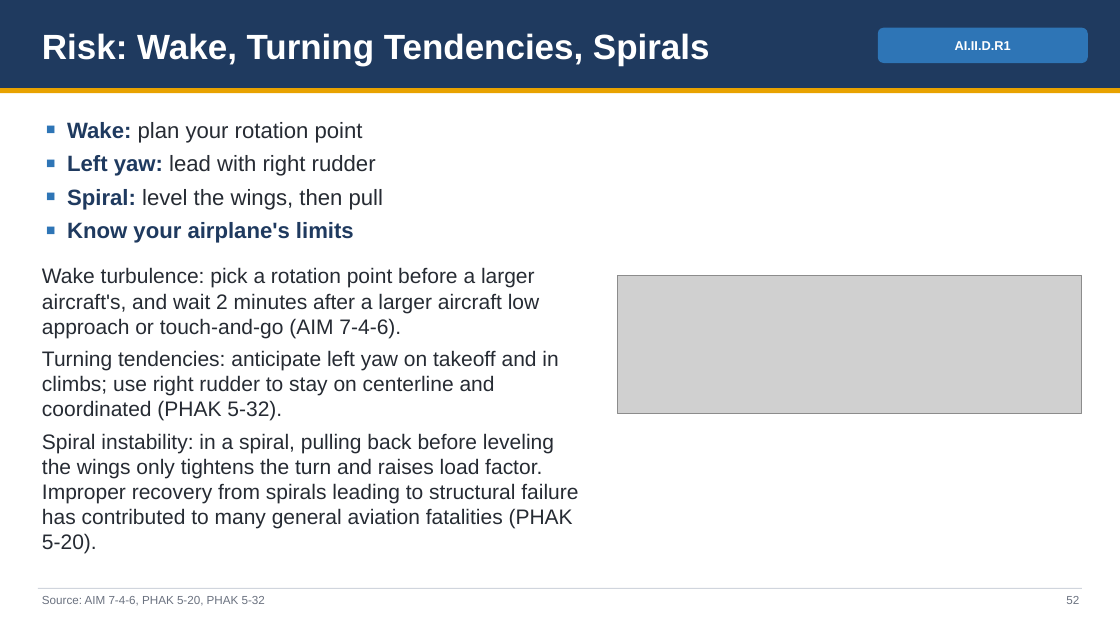
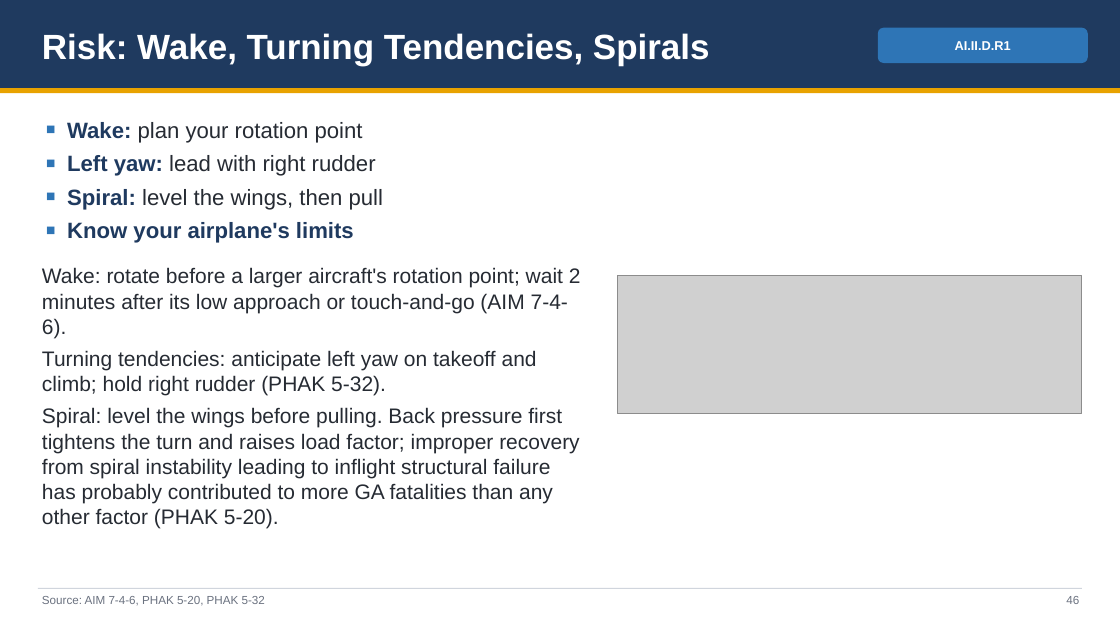
Before and after one commit to greenleeezekial1-glitch/Claude, a slide deck: slide 46 of Area II - Technical Subject Areas/II.D Principles of Flight - Slides.pptx (slide 52 before the commit). Drawn at 1120x630 pixels with LibreOffice and Linux fonts; fonts in the diff are those of the drawing; grey boxes stand for pictures. Boxes give left, top, right and bottom in pixels: in the first picture for what was removed or moved away, otherwise in the second. Text is boxed around its words. In the diff, an @@ line names an element or a change of style, - is before the commit and + after.

```diff
--- a/Area II - Technical Subject Areas/II.D Principles of Flight - Slides.pptx
+++ b/Area II - Technical Subject Areas/II.D Principles of Flight - Slides.pptx
@@ text at box(42, 267, 581, 529): text changed @@
-Wake turbulence: pick a rotation point before a larger aircraft's, and wait 2 minutes after a larger aircraft low approach or touch-and-go (AIM 7-4-6).
-Turning tendencies: anticipate left yaw on takeoff and in climbs; use right rudder to stay on centerline and coordinated (PHAK 5-32).
-Spiral instability: in a spiral, pulling back before leveling the wings only tightens the turn and raises load factor. Improper recovery from spirals leading to structural failure has contributed to many general aviation fatalities (PHAK 5-20).
+Wake: rotate before a larger aircraft's rotation point; wait 2 minutes after its low approach or touch-and-go (AIM 7-4-6).
+Turning tendencies: anticipate left yaw on takeoff and climb; hold right rudder (PHAK 5-32).
+Spiral: level the wings before pulling. Back pressure first tightens the turn and raises load factor; improper recovery from spiral instability leading to inflight structural failure has probably contributed to more GA fatalities than any other factor (PHAK 5-20).
@@ text at box(1066, 596, 1079, 604): text changed @@
-52
+46
```
Also in this commit, not shown: 47 other slides changed, 7 slides removed, 7 other files.
